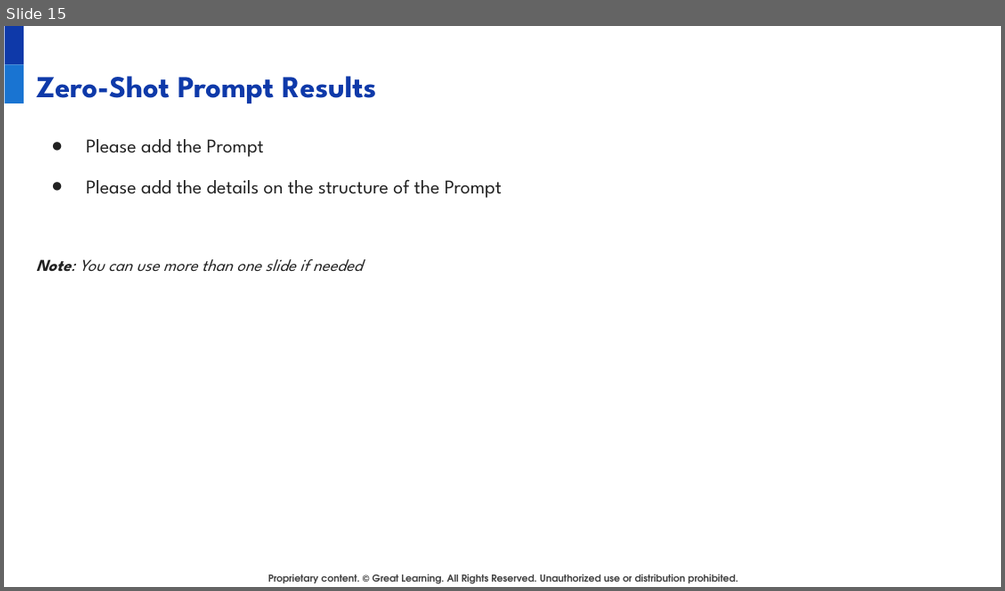
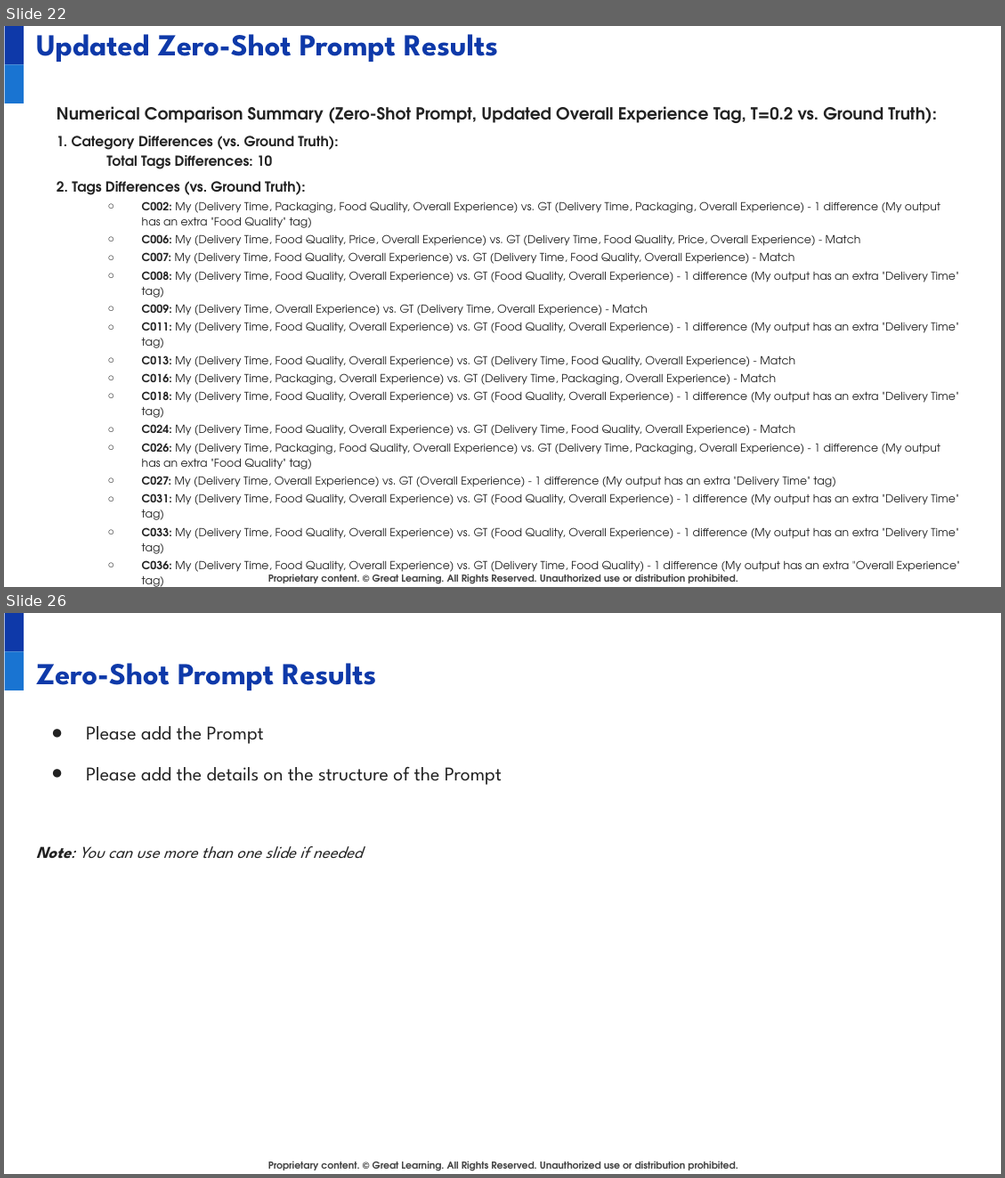
Before and after one commit to juanbucz/GreatLearning-TermProjects, a slide deck: GenAI-Powered Food Delivery Sentiment Analysis/Project Presentation - Business Applications of GenAI - John Buczkowski.pptx. Shown one above the other, each under a label of ours: slide 15 before the commit, slides 22 and 26 after it; the slides between them are not shown. The pictures are 1005x591 and 1005x1178 pixels, drawn with LibreOffice and Linux fonts; fonts in the diff are those of the drawing; background and template pictures are left out. Boxes give left, top, right and bottom in pixels: in the first picture for what was removed or moved away, otherwise in the second. Text is boxed around its words. In the diff, an @@ line names an element or a change of style, - is before the commit and + after.

Commit message:
GenAI - Food Delivery Sentiment Analysis - Zero-Shot Prompt Analysis

```diff
--- a/GenAI-Powered Food Delivery Sentiment Analysis/Project Presentation - Business Applications of GenAI - John Buczkowski.pptx
+++ b/GenAI-Powered Food Delivery Sentiment Analysis/Project Presentation - Business Applications of GenAI - John Buczkowski.pptx
@@ slide 22 added at bbox=[4, 26, 1001, 587], background #FFFFFF; not listed: 3 template elements that a slide beside it also shows @@
@@ title added at bbox=[36, 34, 498, 62], 22 pt, text #0E39A9, bold @@
+Updated Zero-Shot Prompt Results
@@ text added at bbox=[57, 106, 960, 587], 8 pt, text #222222 @@
+Numerical Comparison Summary (Zero-Shot Prompt, Updated Overall Experience Tag, T=0.2 vs. Ground Truth):
+1. Category Differences (vs. Ground Truth):
+Total Tags Differences: 10
+2. Tags Differences (vs. Ground Truth):
+  ○ C002: My (Delivery Time, Packaging, Food Quality, Overall Experience) vs. GT (Delivery Time, Packaging, Overall Experience) - 1 difference (My output has an extra "Food Quality" tag)
+  ○ C006: My (Delivery Time, Food Quality, Price, Overall Experience) vs. GT (Delivery Time, Food Quality, Price, Overall Experience) - Match
+  ○ C007: My (Delivery Time, Food Quality, Overall Experience) vs. GT (Delivery Time, Food Quality, Overall Experience) - Match
+  ○ C008: My (Delivery Time, Food Quality, Overall Experience) vs. GT (Food Quality, Overall Experience) - 1 difference (My output has an extra "Delivery Time" tag)
+  ○ C009: My (Delivery Time, Overall Experience) vs. GT (Delivery Time, Overall Experience) - Match
+  ○ C011: My (Delivery Time, Food Quality, Overall Experience) vs. GT (Food Quality, Overall Experience) - 1 difference (My output has an extra "Delivery Time" tag)
+  ○ C013: My (Delivery Time, Food Quality, Overall Experience) vs. GT (Delivery Time, Food Quality, Overall Experience) - Match
+  ○ C016: My (Delivery Time, Packaging, Overall Experience) vs. GT (Delivery Time, Packaging, Overall Experience) - Match
+  ○ C018: My (Delivery Time, Food Quality, Overall Experience) vs. GT (Food Quality, Overall Experience) - 1 difference (My output has an extra "Delivery Time" tag)
+  ○ C024: My (Delivery Time, Food Quality, Overall Experience) vs. GT (Delivery Time, Food Quality, Overall Experience) - Match
+  ○ C026: My (Delivery Time, Packaging, Food Quality, Overall Experience) vs. GT (Delivery Time, Packaging, Overall Experience) - 1 difference (My output has an extra "Food Quality" tag)
+  ○ C027: My (Delivery Time, Overall Experience) vs. GT (Overall Experience) - 1 difference (My output has an extra "Delivery Time" tag)
+  ○ C031: My (Delivery Time, Food Quality, Overall Experience) vs. GT (Food Quality, Overall Experience) - 1 difference (My output has an extra "Delivery Time" tag)
+  ○ C033: My (Delivery Time, Food Quality, Overall Experience) vs. GT (Food Quality, Overall Experience) - 1 difference (My output has an extra "Delivery Time" tag)
+  ○ C036: My (Delivery Time, Food Quality, Overall Experience) vs. GT (Delivery Time, Food Quality) - 1 difference (My output has an extra "Overall Experience" tag)
+Total Tags Differences: 10
+3. Total Rows with at least one difference (Category or Tags): 8 out of 36 rows.
@@ what was slide 15 is now slide 26 @@
```
Also in this commit, not shown: 12 other slides added, 2 slides removed, 1 other file.
